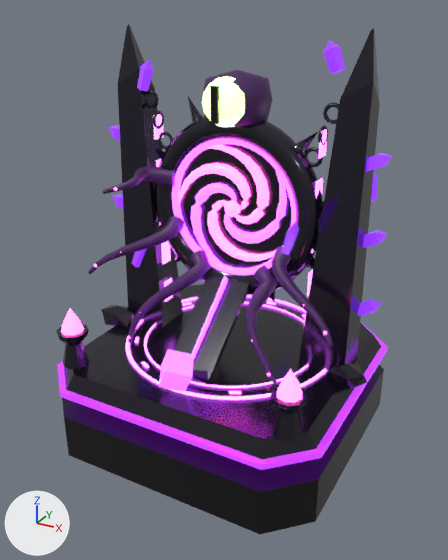
An edit to the FBX model mines20/void/VoidRiftMine_Roblox.fbx, drawn before and after from the same camera.
The view is the same before and after, from a 50 mm lens placed at (10.48, -19.29, 14.96), pointed at (0.16, -0.53, 5.58). The axes (+X, +Y, +Z) are drawn at lower left. The lights are the same throughout. The older version comes first. Vertices at exactly the same position are counted once.

The scene before the commit, as lines of its bpy script (objects in view):
```python
ob_black = bpy.data.objects.new('Black', me_base_slab_002)
ob_black.location = (0.0, 0.0, 0.0)
ob_chainiron = bpy.data.objects.new('ChainIron', me_chain_1_1_002)
ob_chainiron.location = (3.6, 0.6, 11.8)
ob_obsidian = bpy.data.objects.new('Obsidian', me_monolith_l_002)
ob_obsidian.location = (4.2, 0.8, 7.49)
ob_pupil = bpy.data.objects.new('Pupil', me_eye_slit_002)
ob_pupil.location = (0.0, -0.87, 12.0)
ob_runeglow = bpy.data.objects.new('RuneGlow', me_rune_circle_002)
ob_runeglow.location = (0.0, 0.4, 2.55)
ob_voidcore = bpy.data.objects.new('VoidCore', me_void_core_002)
ob_voidcore.location = (0.0, 0.65, 8.1)
ob_voidmarble = bpy.data.objects.new('VoidMarble', me_base_top_002)
ob_voidmarble.location = (0.0, 0.0, 2.25)
ob_voidshard = bpy.data.objects.new('VoidShard', me_monolith_shard_l_1_002)
ob_voidshard.location = (5.03, 1.4, 4.72)
ob_voidtrim = bpy.data.objects.new('VoidTrim', me_base_trim_002)
ob_voidtrim.location = (0.0, 0.0, 1.9)
# also in view: 'RiftSwirl' at (0.0, -1.19, 6.75); 'RiftSwirlPink' at (-0.2, -1.88, 6.55); 'TentacleFlesh' at (-0.33, -0.04, 7.6); 'EyeWhite' at (0.0, -0.05, 12.0); 'VoidOre' at (0.0, -3.7, 3.3)
```
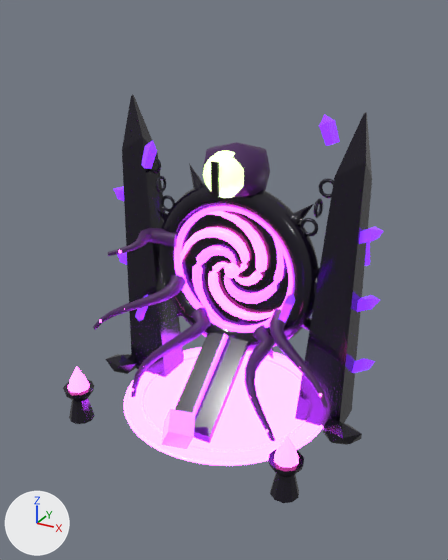
What changed in the scene script:
```text
Change me_rune_circle_002:
    used by ob_runeglow; location = (0.0, 0.4, 2.55)
    remove me_rune_circle_002.from_pydata(...)  # 560 vertices, 1032 faces; spans x -4.29..4.29, y -4.29..4.29, z -0.09..8.7
    add me_rune_circle_002.from_pydata(...)  # 626 vertices, 1178 faces; spans x -4.29..4.29, y -4.29..4.29, z -0.45..0.45
    me_rune_circle_002 part 1: the loose piece of 8 vertices spanning x -3.19..-3.13, y -0.07..0.48, z 1.0..1.9 is moved by (3.16, -0.2, -1.45)
    me_rune_circle_002 part 2: the loose piece of 8 vertices spanning x 3.17..3.23, y -0.07..0.48, z 2.7..3.6 is moved by (-3.2, -0.2, -3.15)
    me_rune_circle_002 part 3: the loose piece of 8 vertices spanning x -3.23..-3.17, y -0.07..0.48, z 2.7..3.6 is moved by (3.2, -0.2, -3.15)
    me_rune_circle_002 part 4: the loose piece of 192 vertices spanning x -3.56..3.56, y -3.56..3.56, z -0.06..0.06 is rebuilt with 240 vertices and now spans x -3.56..3.56, y -3.56..3.56, z -0.04..0.07
    me_rune_circle_002 part 5: 7 loose pieces with 56 vertices, spanning x -3.5..3.35, y -0.07..3.5, z -0.02..8.7, are deleted
    me_rune_circle_002 part 6: 52 vertices removed from x -4.2..4.2, y -4.2..4.2, z -0.09..0.0; 100 vertices added at x -4.24..4.24, y -4.24..4.24, z -0.05..0.0
    other edits to the shape of me_rune_circle_002 do not show in these pictures
Change me_monolith_l_002:
    used by ob_obsidian; location = (4.2, 0.8, 7.49)
    remove me_monolith_l_002.from_pydata(...)  # 692 vertices, 1312 faces; spans x -9.94..1.59, y -5.37..0.8, z -5.3..6.91
    add me_monolith_l_002.from_pydata(...)  # 700 vertices, 1328 faces; spans x -9.98..1.69, y -5.37..0.8, z -4.99..6.91
    me_monolith_l_002 part 7: the loose piece of 12 vertices spanning x -9.94..-8.49, y -1.82..-0.6, z -5.29..-4.27 is rebuilt with 16 vertices and now spans x -9.98..-8.58, y -1.72..-0.59, z -4.99..-4.21
    me_monolith_l_002 part 8: 11 vertices removed from x 0.18..1.59, y -1.68..-0.59, z -5.3..-4.18; 15 vertices added at x 0.2..1.69, y -1.81..-0.59, z -4.99..-4.22
Change ob_voidcore:
    ob_voidcore.location: (0.0, 0.65, 8.1) -> (0.0, 0.65, 5.6)
Change ob_eyewhite:
    ob_eyewhite.location: (0.0, -0.05, 12.0) -> (0.0, -0.05, 9.5)
Change ob_tentacleflesh:
    ob_tentacleflesh.location: (0.0, 0.7, 11.99) -> (0.0, 0.7, 9.49)
Change ob_riftswirlpink:
    ob_riftswirlpink.location: (-0.56, 0.46, 8.8) -> (-0.56, 0.46, 6.3)
Change ob_riftswirl:
    ob_riftswirl.location: (0.0, 0.45, 8.1) -> (0.0, 0.45, 5.6)
Change ob_pupil:
    ob_pupil.location: (0.0, -0.87, 12.0) -> (0.0, -0.87, 9.5)
Remove ob_black:
    ob_black = bpy.data.objects.new('Black', me_base_slab_002)
    ob_black.location = (0.0, 0.0, 0.0)
Remove ob_voidmarble:
    ob_voidmarble = bpy.data.objects.new('VoidMarble', me_base_top_002)
    ob_voidmarble.location = (0.0, 0.0, 2.25)
Change ob_voidshard:
    ob_voidshard.location: (5.03, 1.4, 4.72) -> (5.03, 1.4, 2.22)
Change ob_runeglow:
    ob_runeglow.location: (0.0, 0.4, 2.55) -> (0.0, 0.0, 0.0)
Change ob_chainiron:
    ob_chainiron.location: (3.6, 0.6, 11.8) -> (3.6, 0.6, 9.3)
Remove ob_voidtrim:
    ob_voidtrim = bpy.data.objects.new('VoidTrim', me_base_trim_002)
    ob_voidtrim.location = (0.0, 0.0, 1.9)
Change ob_obsidian:
    ob_obsidian.location: (4.2, 0.8, 7.49) -> (4.2, 0.8, 4.99)
```

Where the change shows, as pixel boxes (x1, y1, x2, y2) in the pictures (448 x 560 px; the box of a moved part takes in the faces that stretch with it):
'Obsidian', reshaped, moved: before (56, 24, 380, 442); after (63, 95, 372, 503)
'VoidMarble', deleted: before (64, 284, 381, 459)
'Black', deleted: before (62, 365, 384, 534)
'RuneGlow', reshaped, moved (58% shorter): before (125, 114, 327, 400); after (123, 347, 323, 466)
'TentacleFlesh', moved: before (88, 70, 333, 385); after (93, 142, 328, 441)
'VoidCore', moved: before (180, 144, 292, 268); after (182, 211, 289, 326)
'RiftSwirl', moved: before (172, 138, 296, 358); after (174, 206, 293, 415)
'RiftSwirlPink', moved: before (61, 145, 327, 403); after (67, 211, 322, 468)
'VoidShard', moved: before (109, 40, 392, 316); after (113, 114, 383, 373)
'VoidTrim', deleted: before (57, 324, 388, 470)
'EyeWhite', moved: before (202, 76, 245, 127); after (203, 150, 244, 198)
'ChainIron', moved: before (145, 89, 339, 167); after (149, 157, 334, 236)
'Pupil', moved: before (210, 86, 219, 124); after (211, 161, 219, 197)
part 1 of me_rune_circle_002, moved or reshaped (not visible afterwards): before (164, 278, 173, 302)
part 2 of me_rune_circle_002, moved or reshaped (not visible afterwards): before (307, 269, 313, 296)
part 3 of me_rune_circle_002, moved or reshaped (not visible afterwards): before (161, 241, 171, 264)
part 4 of me_rune_circle_002, rebuilt (12% taller): before (144, 302, 309, 389); after (141, 354, 306, 452)
part 5 of me_rune_circle_002, deleted: before (153, 114, 327, 318)
part 6 of me_rune_circle_002, moved or reshaped (mostly hidden before): before (151, 297, 304, 400); after (128, 350, 319, 466)
part 7 of me_monolith_l_002, rebuilt (9% shorter): before (102, 305, 135, 327); after (105, 354, 136, 374)
part 8 of me_monolith_l_002, moved or reshaped: before (327, 364, 367, 390); after (323, 418, 362, 445)
